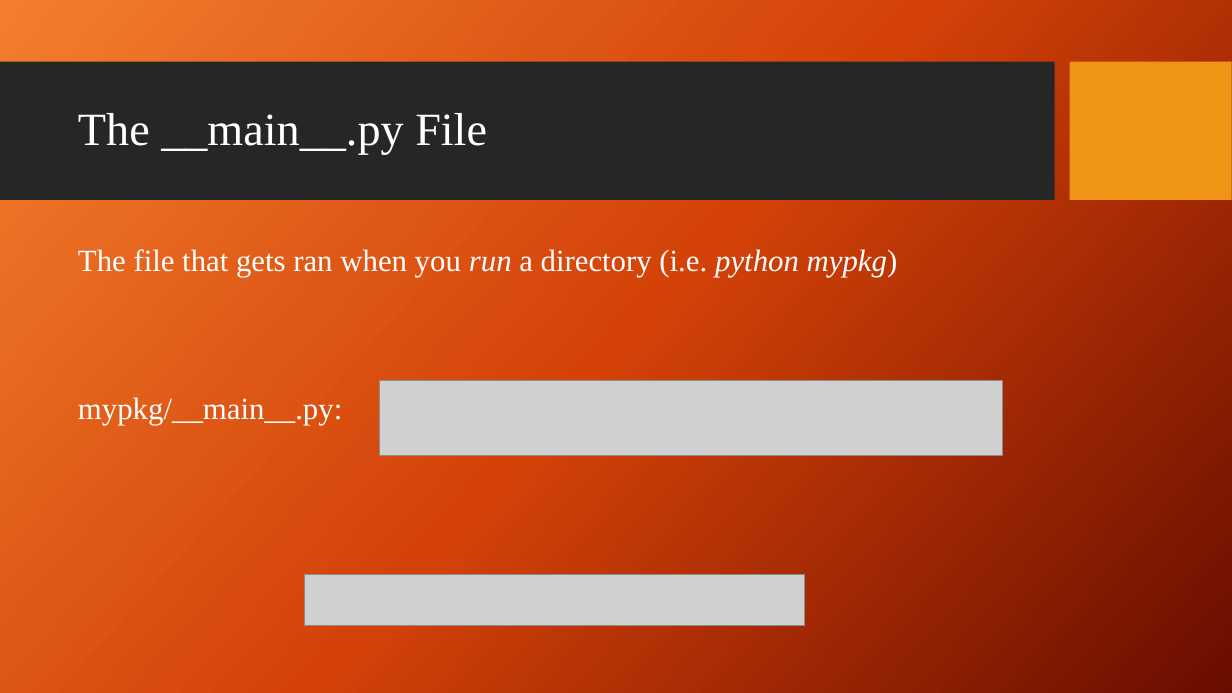
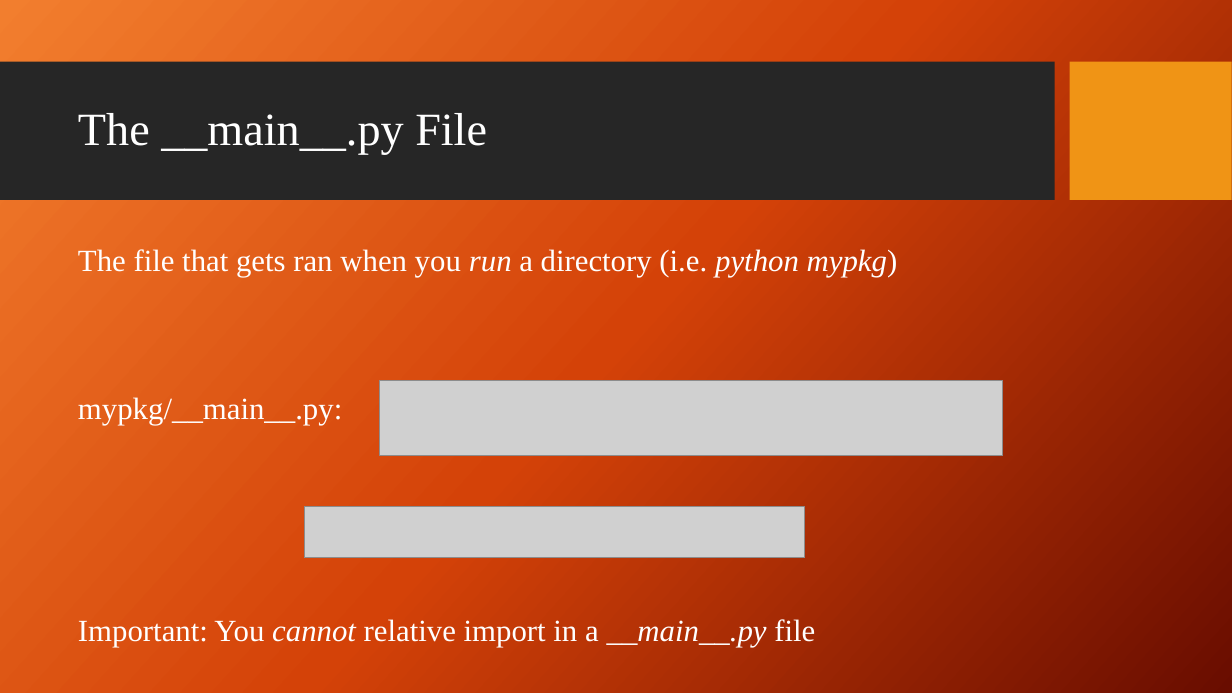
Before and after one commit to giganano/PythonBootcamp, a slide deck: slide 13 of slides/imports.pptx. Drawn at 1232x693 pixels with LibreOffice and Linux fonts; fonts in the diff are those of the drawing; grey boxes stand for pictures; background and template pictures are left out. Boxes give left, top, right and bottom in pixels: in the first picture for what was removed or moved away, otherwise in the second. Text is boxed around its words. In the diff, an @@ line names an element or a change of style, - is before the commit and + after.

```diff
--- a/slides/imports.pptx
+++ b/slides/imports.pptx
@@ picture: place and size @@
-picture at (304,574,805,626)
+picture at (304,506,805,558)
@@ text at (78,619,815,647): paragraph added @@
+Important: You cannot relative import in a __main__.py file
```
Also in this commit, not shown: 2 other slides changed, 4 other files.
